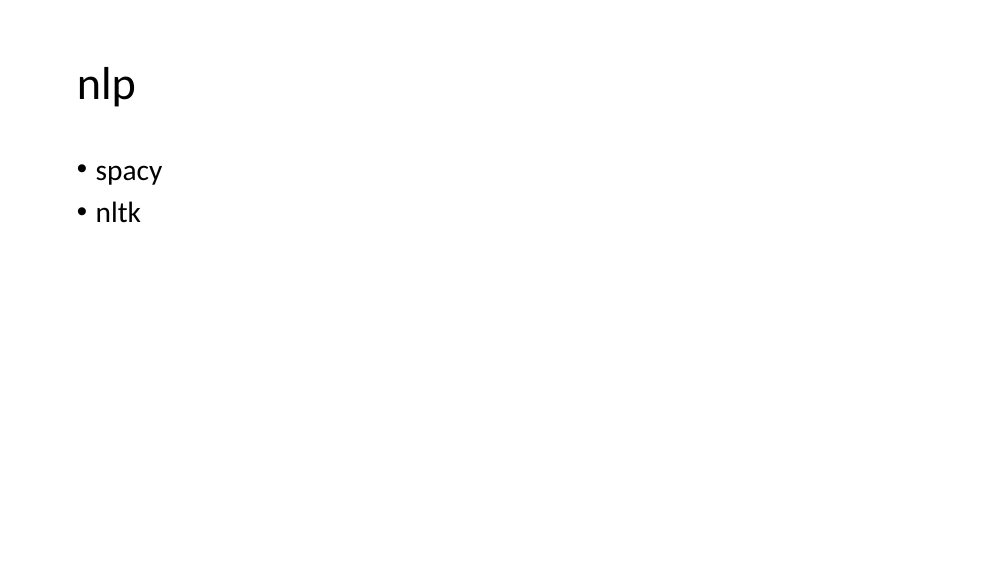
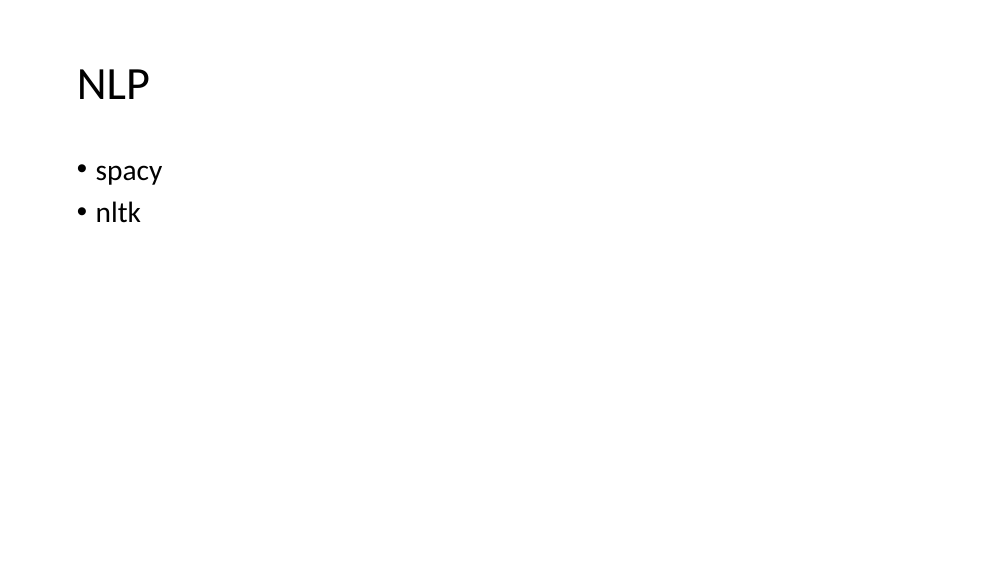
Before and after one commit to kitlomer/MuyuCoreTechnique, a slide deck: slide 4 of tts.pptx. Drawn at 1008x567 pixels with LibreOffice and Linux fonts; fonts in the diff are those of the drawing. Boxes give left, top, right and bottom in pixels: in the first picture for what was removed or moved away, otherwise in the second. Text is boxed around its words. In the diff, an @@ line names an element or a change of style, - is before the commit and + after.

```diff
--- a/tts.pptx
+++ b/tts.pptx
@@ title at (x1=77, y1=69, x2=150, y2=99): text changed @@
-nlp
+NLP
```
Also in this commit, not shown: 1 other slide changed.
